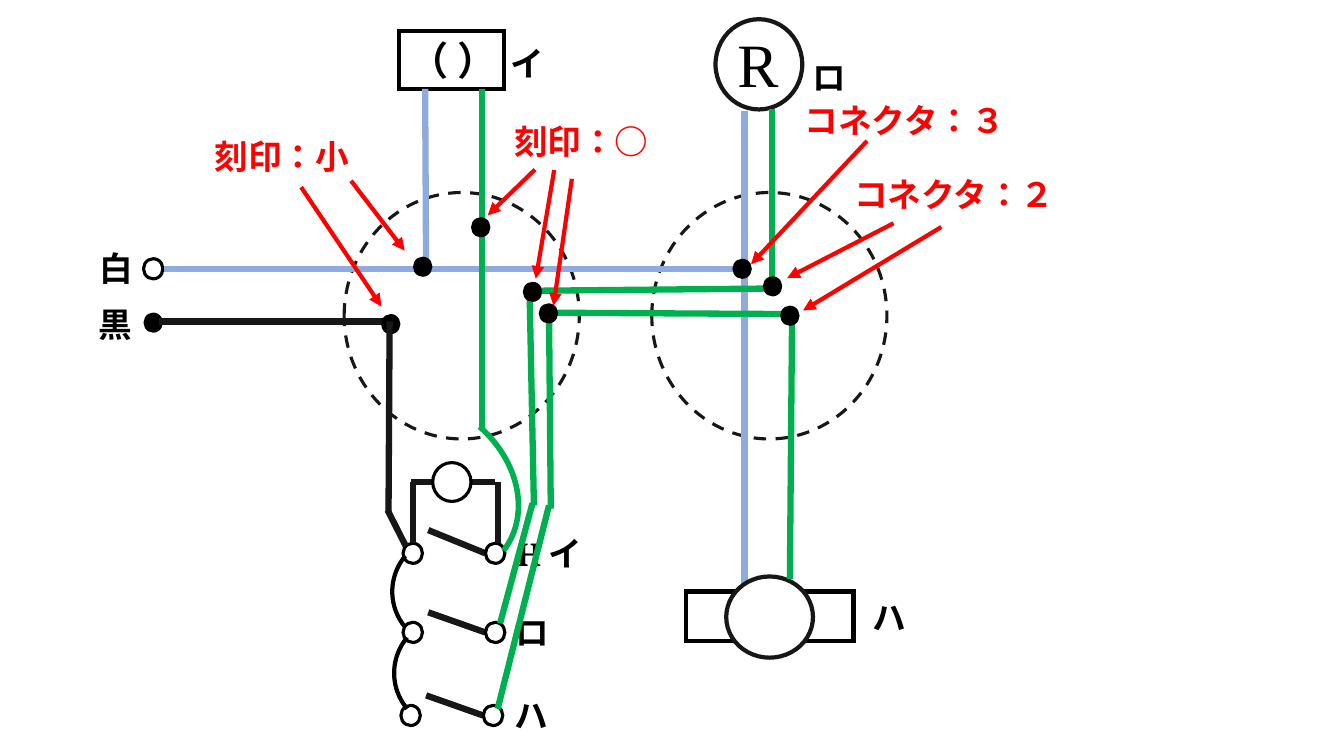
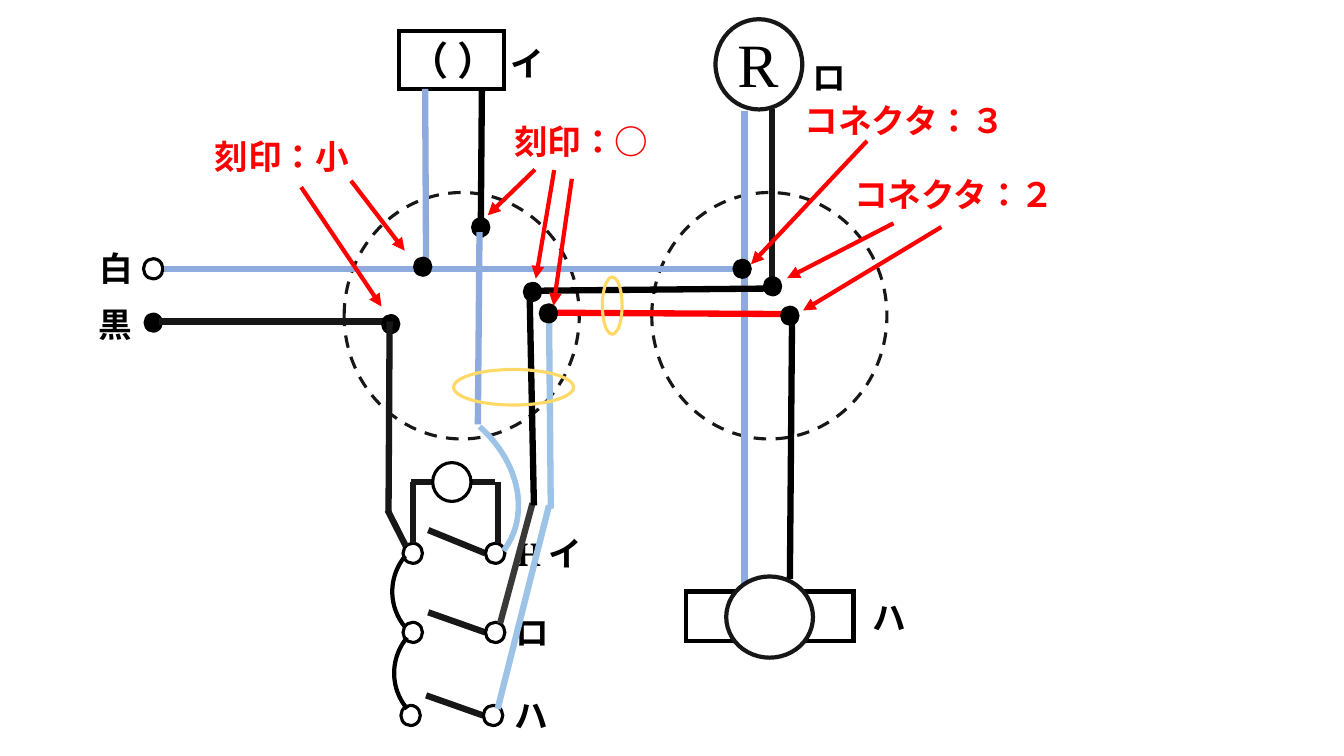
Before and after one commit to nishizumi-lab/sample, a slide deck: slide 5 of algorithm/electricity/03_denki-koujishi/01_kakomon/R1_1/02_jitsugi/q01/a01.pptx. Drawn at 1344x756 pixels with LibreOffice and Linux fonts; fonts in the diff are those of the drawing. Boxes give left, top, right and bottom in pixels: in the first picture for what was removed or moved away, otherwise in the second. Text is boxed around its words. In the diff, an @@ line names an element or a change of style, - is before the commit and + after.

```diff
--- a/algorithm/electricity/03_denki-koujishi/01_kakomon/R1_1/02_jitsugi/q01/a01.pptx
+++ b/algorithm/electricity/03_denki-koujishi/01_kakomon/R1_1/02_jitsugi/q01/a01.pptx
@@ line moved from (482, 89) - (482, 431) to (482, 89) - (481, 238) @@
@@ line (482, 89) - (481, 238): stroke #00B050 4.5 pt to #000000 4.5 pt @@
@@ line (772, 289) - (772, 110): stroke #00B050 4.5 pt to #181717 4.5 pt @@
@@ line added from (480, 232) to (478, 424), #8FAADC 4.5 pt @@
@@ line (529, 286) - (534, 505): stroke #00B050 4.5 pt to #000000 4.5 pt @@
@@ line (531, 290) - (772, 288): stroke #00B050 4.5 pt to #000000 4.5 pt @@
@@ ellipse added at (603, 277, 623, 335), outline #FFD966 2.25 pt @@
@@ line (792, 315) - (545, 313): stroke #00B050 4.5 pt to #FF0000 4.5 pt @@
@@ line (549, 311) - (551, 509): stroke #00B050 4.5 pt to #9DC3E6 4.5 pt @@
@@ line (790, 579) - (792, 313): stroke #00B050 4.5 pt to #000000 4.5 pt @@
@@ arc (boxed as its full ellipse) at (285, 357, 555, 618): outline #00B050 4 pt to #9DC3E6 4 pt @@
@@ ellipse added at (454, 370, 574, 405), outline #FFD966 2.25 pt @@
@@ line (549, 505) - (498, 709): stroke #00B050 4.5 pt to #9DC3E6 4.5 pt @@
@@ line (532, 503) - (500, 623): stroke #00B050 4.5 pt to #3B3838 4.5 pt @@
```
Also in this commit, not shown: 1 slide added, 6 other files.
